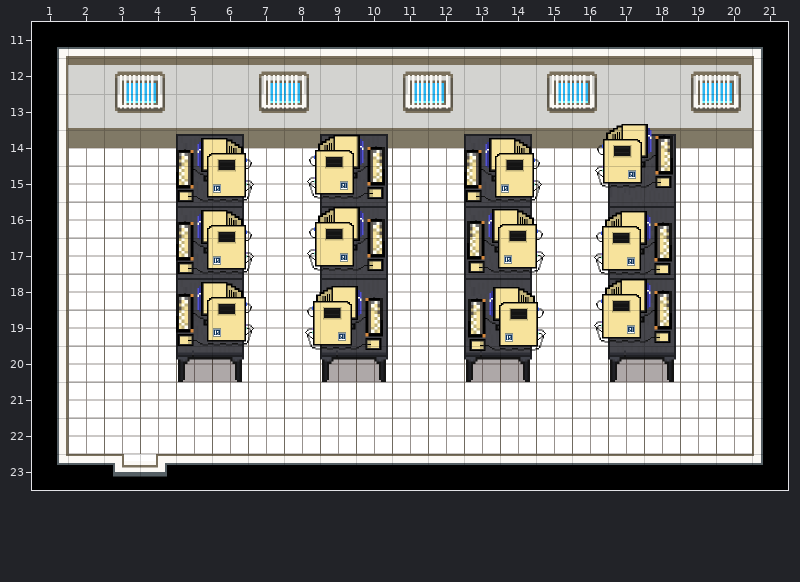
One commit to this Tiled map: data/maps/labgrad.tmx. This is how it looked before the edit.
Cells are 64x64 px. Shown: x 1..21, y 11..23.
Now the later version:
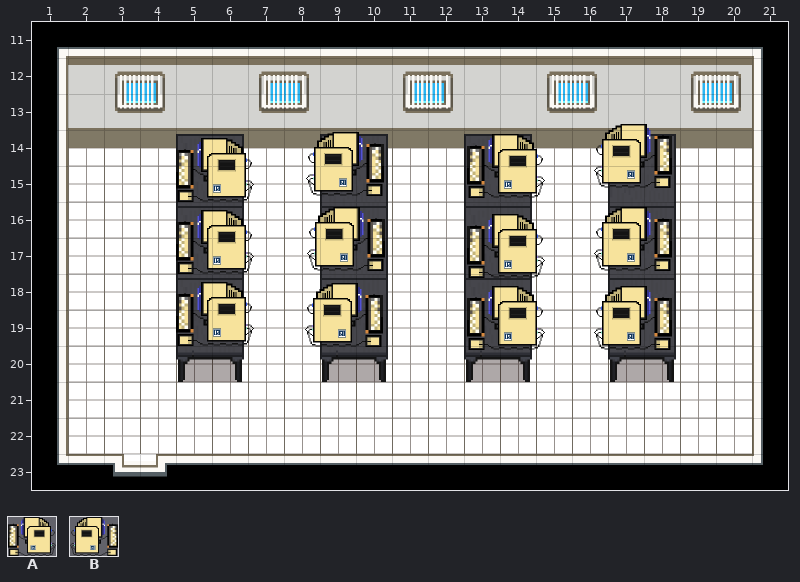
Key: from "objects": A 28 "computer2", B 29 "computer1".
Objects are placed by their top-left corner, in cells (3,4 is the top-left corner of cell 3,4); size is 1x1 cell unless given.
Edits made:
--- layer "Interactive Objects"
+B "computer1" at 16.6,13.8 size 2.2x1.8
+B "computer1" at 8.6,14.1 size 2.2x1.8
+A "computer2" at 13.1,14.1 size 2.2x1.8
+B "computer1" at 16.6,16.1 size 2.2x1.8
+A "computer2" at 13.1,16.3 size 2.2x1.8
+B "computer1" at 8.6,18.3 size 2.2x1.8
+A "computer2" at 13.1,18.3 size 2.2x1.8
+B "computer1" at 16.6,18.4 size 2.2x1.8
-B "computer1" at 16.6,13.8 size 2.2x1.8
-B "computer1" at 8.6,14.1 size 2.2x1.8
-A "computer2" at 13,14.2 size 2.2x1.8
-A "computer2" at 13.1,16.2 size 2.2x1.8
-B "computer1" at 16.6,16.3 size 2.2x1.8
-B "computer1" at 16.6,18.2 size 2.2x1.8
-B "computer1" at 8.6,18.3 size 2.2x1.8
-A "computer2" at 13.1,18.4 size 2.2x1.8
Pixel boxes of the changes (left, top, right, bottom) in both pictures:
changed: (594, 124, 673, 188)
changed: (306, 133, 385, 199)
changed: (464, 134, 545, 202)
changed: (594, 207, 672, 275)
changed: (467, 210, 545, 278)
changed: (594, 279, 672, 350)
changed: (305, 283, 383, 350)
changed: (467, 286, 546, 351)
